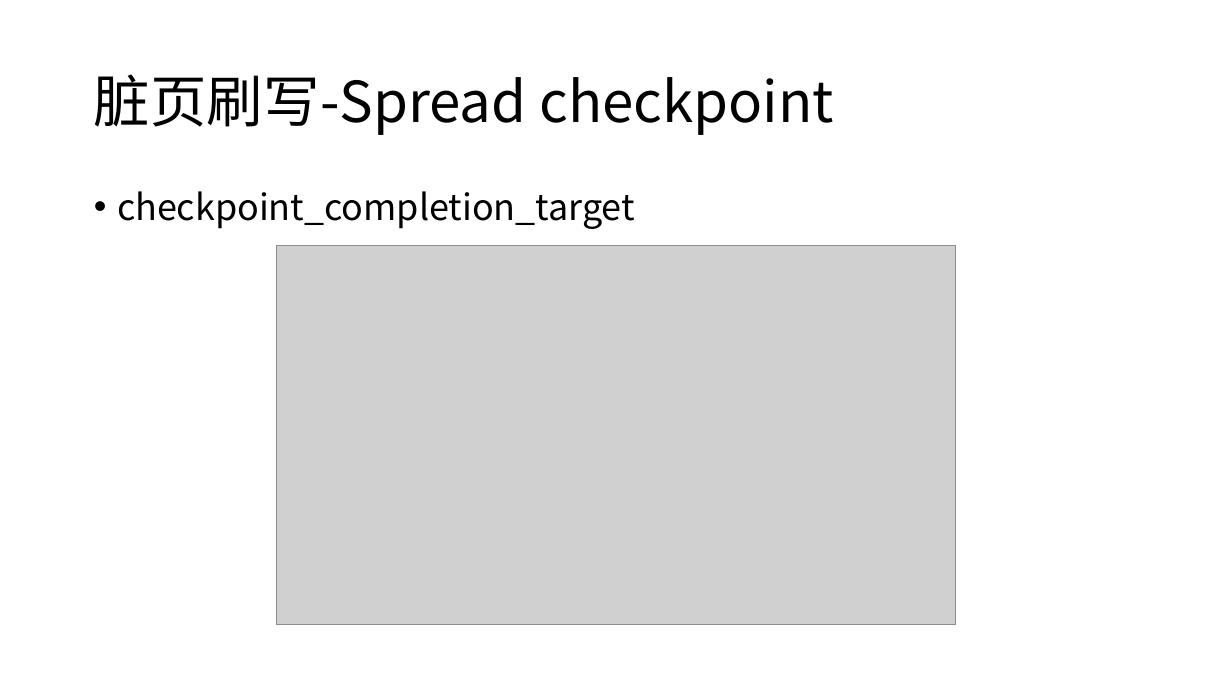
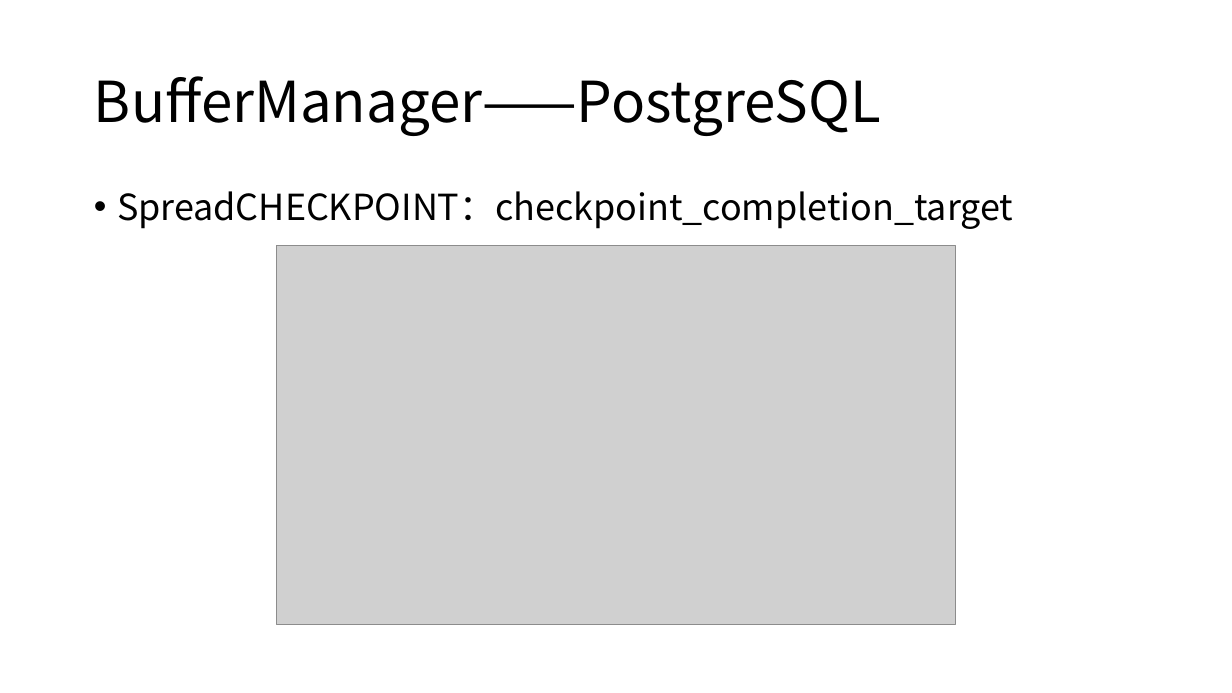
Before and after one commit to yummyliu/papers, a slide deck: slide 14 of 工作分享.pptx (slide 15 before the commit). Drawn at 1232x693 pixels with LibreOffice and Linux fonts; fonts in the diff are those of the drawing; grey boxes stand for pictures. Boxes give left, top, right and bottom in pixels: in the first picture for what was removed or moved away, otherwise in the second. Text is boxed around its words. In the diff, an @@ line names an element or a change of style, - is before the commit and + after.

```diff
--- a/工作分享.pptx
+++ b/工作分享.pptx
@@ title at (94, 76, 881, 136): text changed @@
-脏页刷写-Spread checkpoint
+BufferManager——PostgreSQL
@@ text at (117, 191, 1013, 229): text changed @@
-• checkpoint_completion_target
+• SpreadCHECKPOINT：checkpoint_completion_target
```
Also in this commit, not shown: 19 other slides changed, 7 slides added, 8 slides removed.
